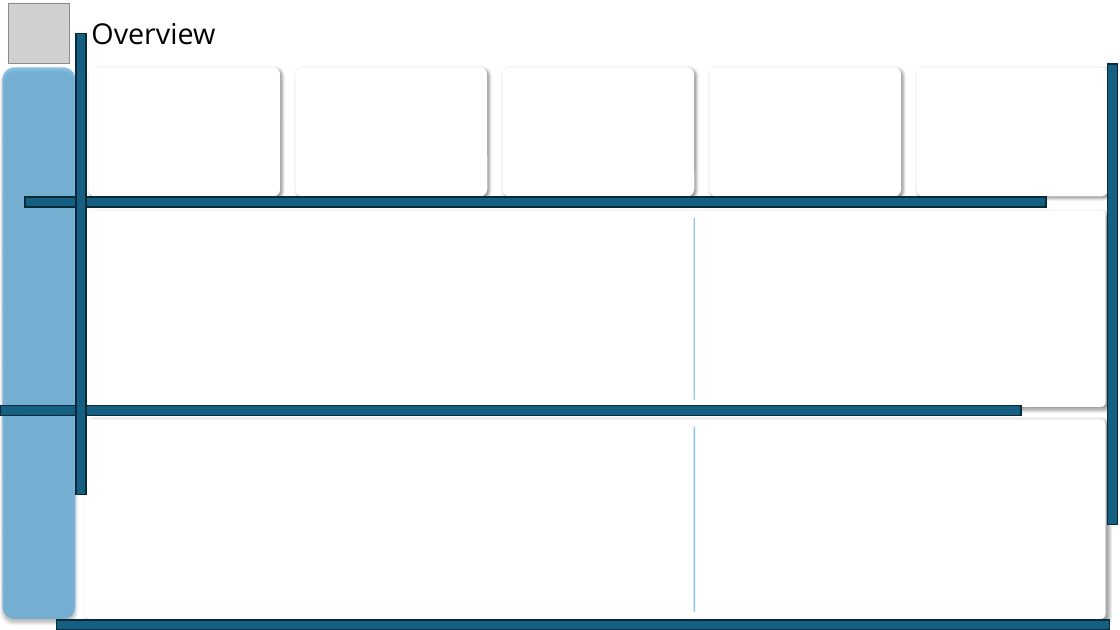
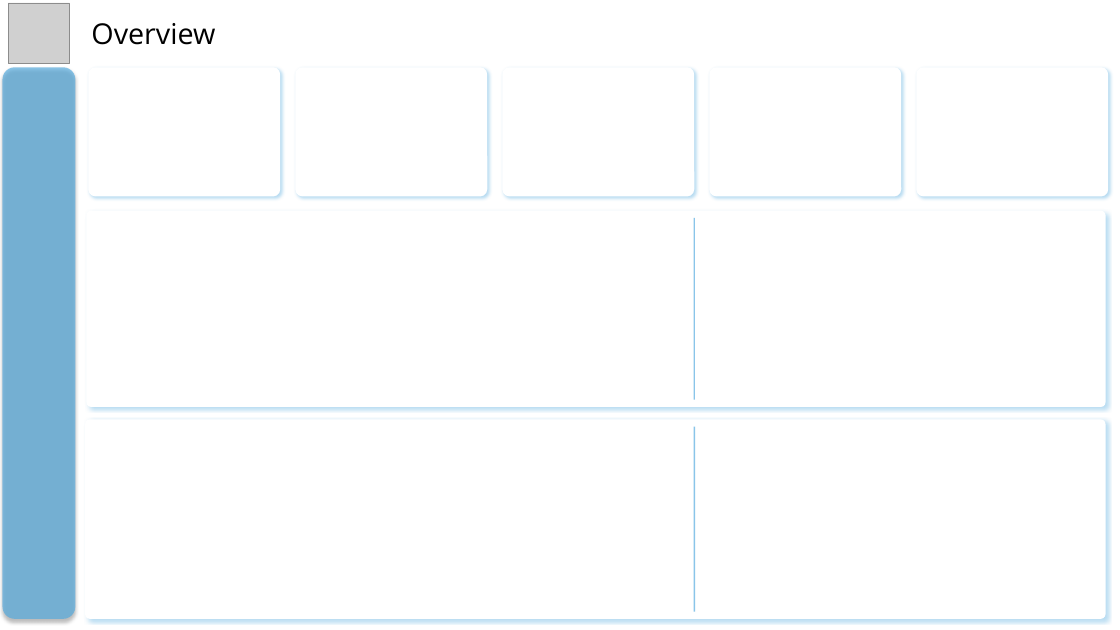
Before and after one commit to MohammadGhanaym/Sales-Logistics-Analytics-DWH, a slide deck: slide 1 of Dashboard Background Design/Dashboard Background Design.pptx. Drawn at 1120x630 pixels with LibreOffice and Linux fonts; fonts in the diff are those of the drawing; grey boxes stand for pictures. Boxes give left, top, right and bottom in pixels: in the first picture for what was removed or moved away, otherwise in the second. Text is boxed around its words. In the diff, an @@ line names an element or a change of style, - is before the commit and + after.

```diff
--- a/Dashboard Background Design/Dashboard Background Design.pptx
+++ b/Dashboard Background Design/Dashboard Background Design.pptx
@@ rounded rectangle removed at (x1=76, y1=33, x2=86, y2=494) @@
@@ shadow changed in 7 elements at (x1=85, y1=419, x2=1106, y2=619), (x1=87, y1=211, x2=1106, y2=407), (x1=89, y1=67, x2=280, y2=196), (x1=916, y1=67, x2=1108, y2=196), (x1=295, y1=67, x2=487, y2=196), (x1=502, y1=67, x2=694, y2=196), (x1=710, y1=67, x2=902, y2=196) @@
@@ rounded rectangle removed at (x1=1107, y1=64, x2=1118, y2=525) @@
@@ rounded rectangle removed at (x1=25, y1=197, x2=1046, y2=207) @@
@@ rounded rectangle removed at (x1=0, y1=406, x2=1021, y2=416) @@
@@ rounded rectangle removed at (x1=56, y1=620, x2=1110, y2=630) @@
```
Also in this commit, not shown: 3 other slides changed, 2 slides added, 55 other files.
